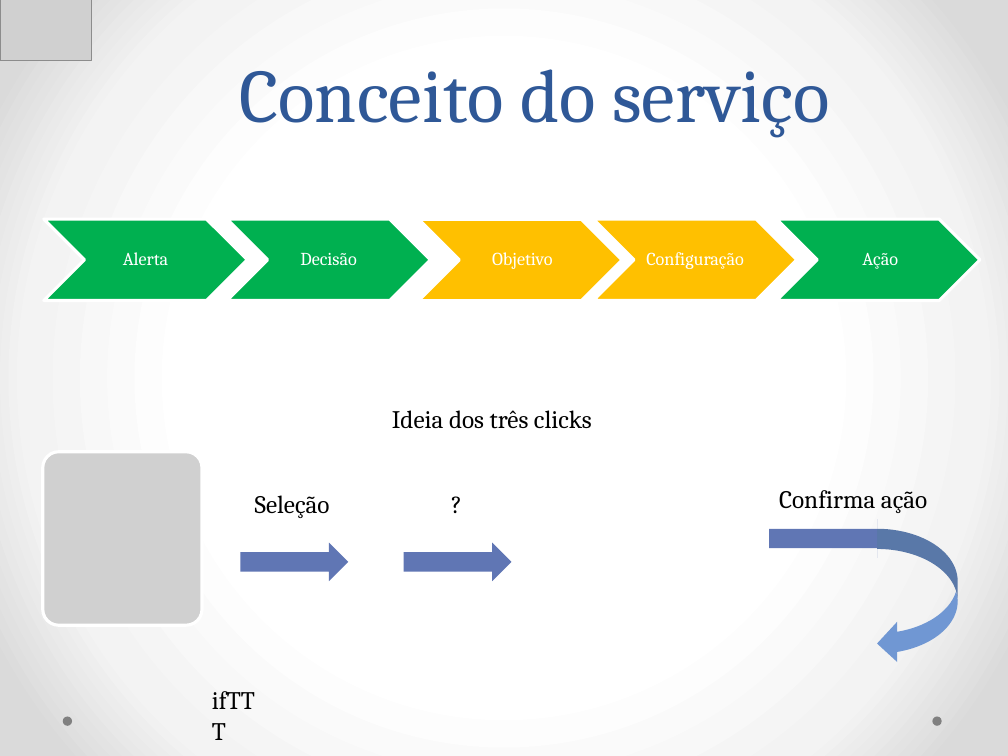
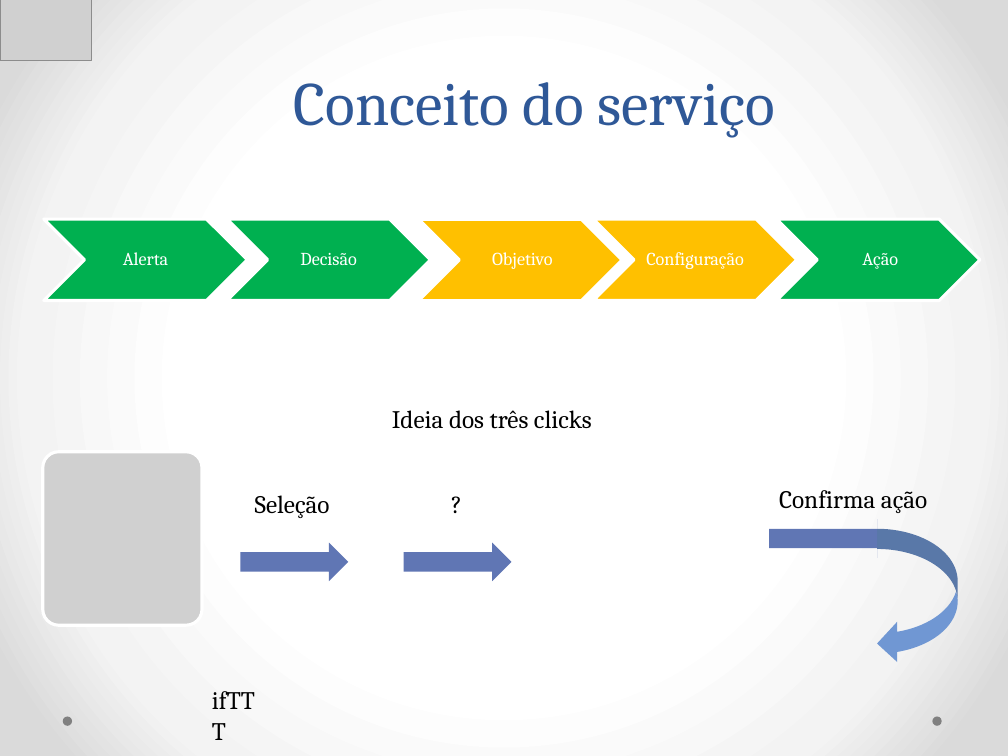
Before and after one commit to Neimarmg/TCC, a slide deck: slide 3 of Ppt.pptx. Drawn at 1008x756 pixels with LibreOffice and Linux fonts; fonts in the diff are those of the drawing; grey boxes stand for pictures. Boxes give left, top, right and bottom in pixels: in the first picture for what was removed or moved away, otherwise in the second. Text is boxed around its words. In the diff, an @@ line names an element or a change of style, - is before the commit and + after.

Commit message:
Execução do conceito do produto

```diff
--- a/Ppt.pptx
+++ b/Ppt.pptx
@@ title "Conceito do serviço" at [294,82,775,138]: size 54 to 44 pt @@
```
Also in this commit, not shown: 2 other slides changed, 3 slides added, 2 slides removed, 1 other file.
